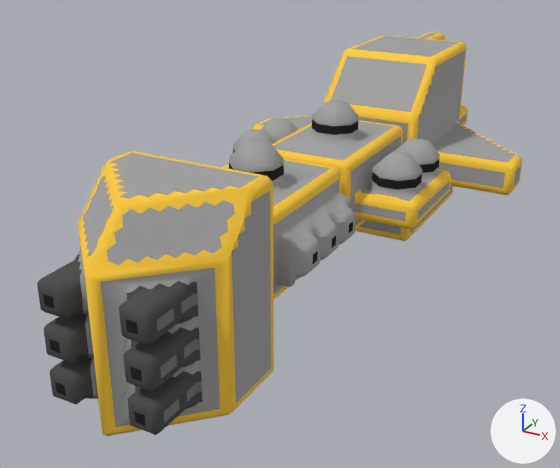
The OBJ model src/jsMain/resources/meshes/mechyrdia-4-auctoritas-class.obj as it was, and as the next commit left it.
The view is the same before and after, from a 50 mm camera at (36.6, -76.3, 41.9) aimed at (-2.9, -4.4, 6.0). The lights are fixed; the arrows at lower right show +X, +Y and +Z. Where no turn or scale is listed for an object, it has been applied to the vertices.

Objects in the first picture: 'mechyrdia-4-auctoritas-class'.
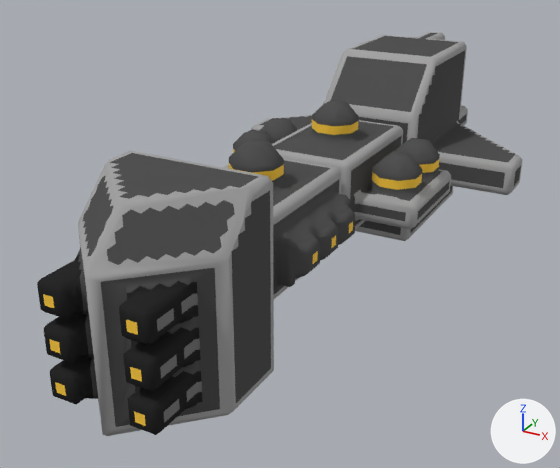
Location of each change, (x1, y1, x2, y2) in pixels of the pictures (560 x 468 px; the box of a moved part takes in the faces that stretch with it):
part 1 of me_mechyrdia_4_auctoritas_class, moved or reshaped: before (256, 65, 436, 176); after (259, 60, 433, 176)
part 2 of me_mechyrdia_4_auctoritas_class, moved or reshaped: before (171, 281, 188, 410); after (92, 160, 226, 436)
part 3 of me_mechyrdia_4_auctoritas_class, surface changed: (37, 32, 522, 435) in both

The change in detail:
me_mechyrdia_4_auctoritas_class is used by ob_mechyrdia_4_auctoritas_class; location (0.0, 0.0, 0.0).
me_mechyrdia_4_auctoritas_class had 2254 vertices, 4165 faces and spanned x -18.5..18.5, y -39.0..39.0, z 0.0..23.0.
me_mechyrdia_4_auctoritas_class now has 2258 vertices, 4170 faces and spans x -18.5..18.5, y -39.0..39.0, z 0.0..23.0.
me_mechyrdia_4_auctoritas_class part 1: 3 vertices moved from x -11.0..11.0, y -1.0..27.0, z 8.5..15.5 to x -13.5..10.0, y -1.5..24.5, z 8.5..15.0; 7 vertices removed from x -7.0..16.5, y -1.0..35.5, z 1.5..17.5; 7 vertices added at x -11.0..7.0, y 2.0..35.5, z 8.0..21.0.
me_mechyrdia_4_auctoritas_class part 2: 1 vertex moved from x -3.7, y -35.5, z 11.7 to x -4.0, y -35.3, z 11.7; 6 vertices removed from x -5.0..5.0, y -36.3..-34.3, z 3.5..15.2; 10 vertices added at x -6.0..5.0, y -37.5..-28.5, z 2.0..21.0.
me_mechyrdia_4_auctoritas_class part 3: 3621 kept faces spanning x -18.5..18.5, y -39.0..39.0, z 0.0..23.0 get new texture (UV) coordinates.
